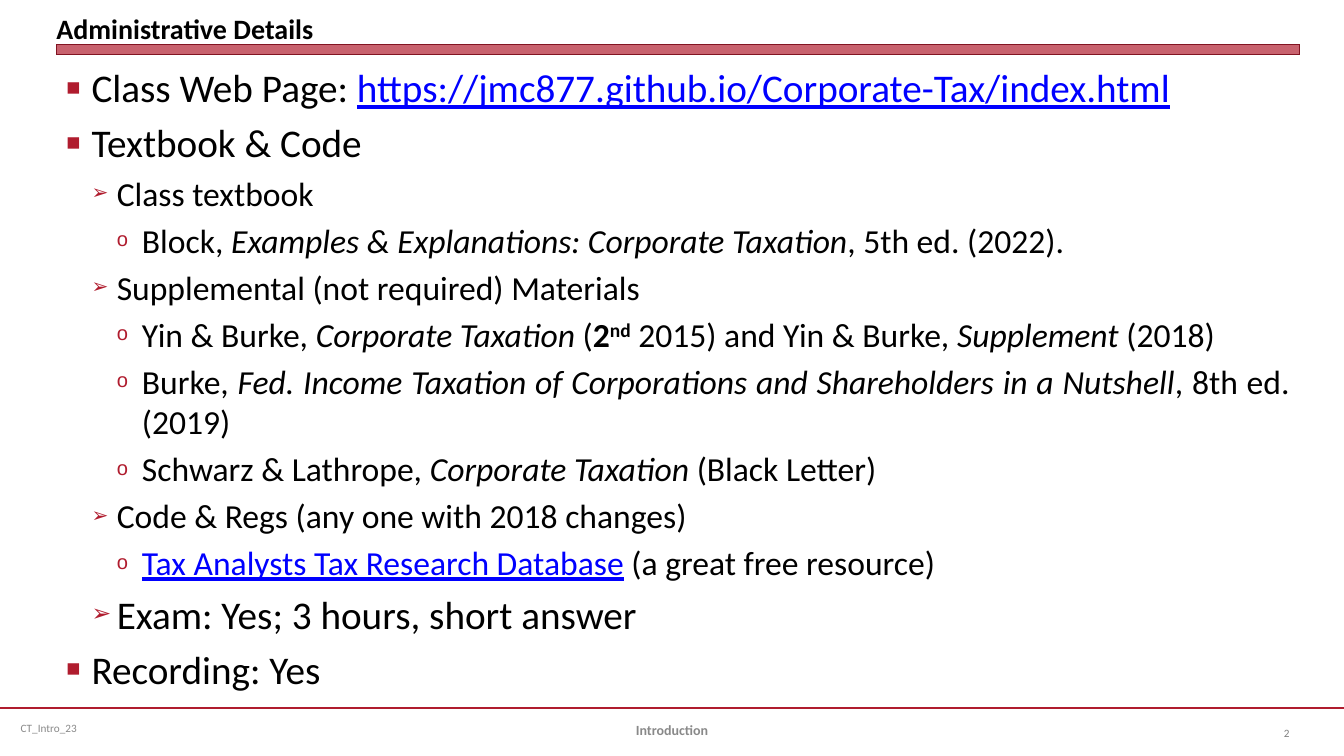
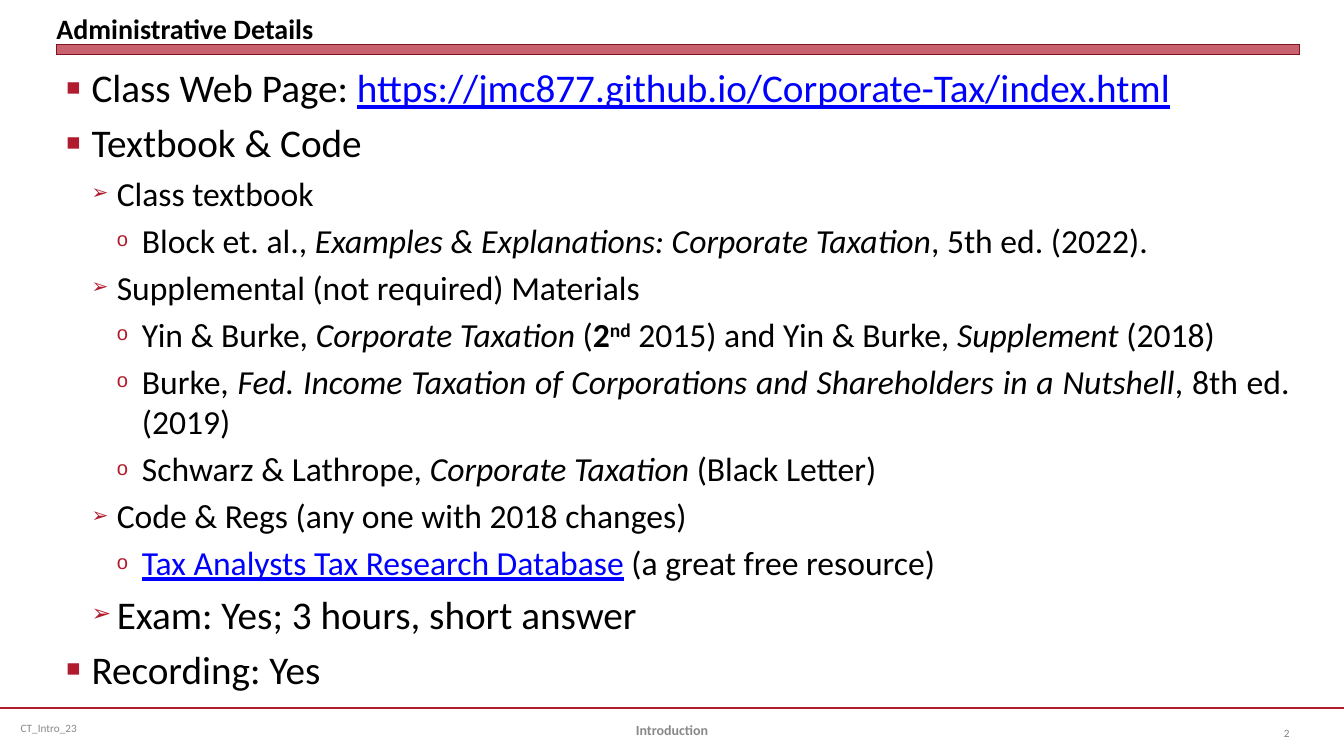
Before and after one commit to jmc877/Corporate-Tax, a slide deck: slide 2 of slides/CT_Intro_23.pptx. Drawn at 1344x756 pixels with LibreOffice and Linux fonts; fonts in the diff are those of the drawing. Boxes give left, top, right and bottom in pixels: in the first picture for what was removed or moved away, otherwise in the second. Text is boxed around its words. In the diff, an @@ line names an element or a change of style, - is before the commit and + after.

```diff
--- a/slides/CT_Intro_23.pptx
+++ b/slides/CT_Intro_23.pptx
@@ text at [142, 228, 1148, 259]: text changed @@
-    o Block, Examples & Explanations: Corporate Taxation, 5th ed. (2022).
+    o Block et. al., Examples & Explanations: Corporate Taxation, 5th ed. (2022).
```
Also in this commit, not shown: 1 other slide changed, 2 other files.
